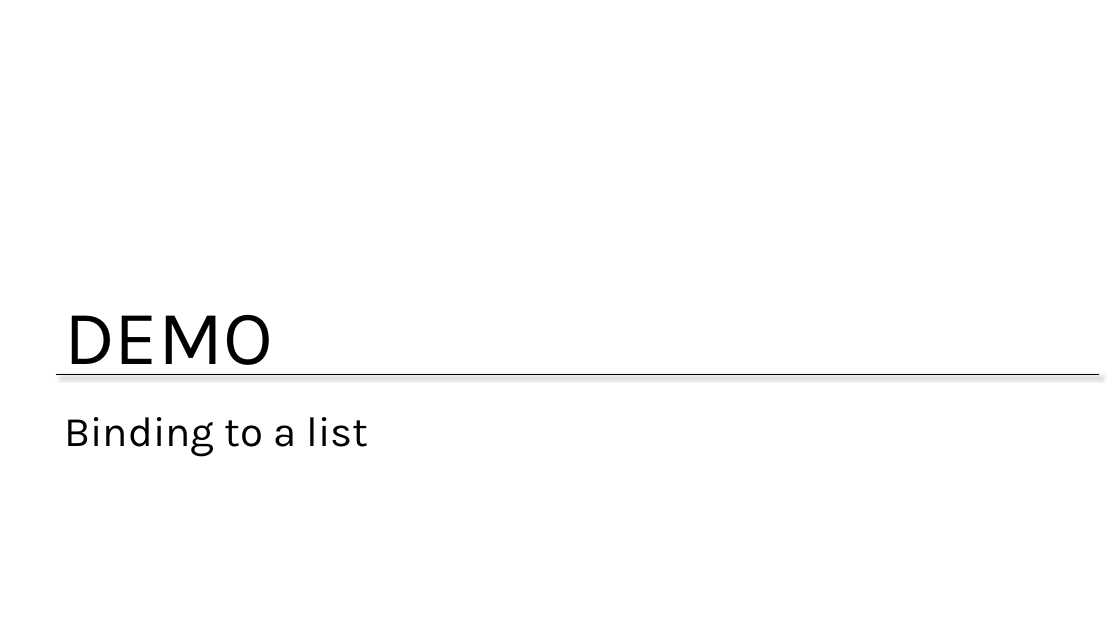
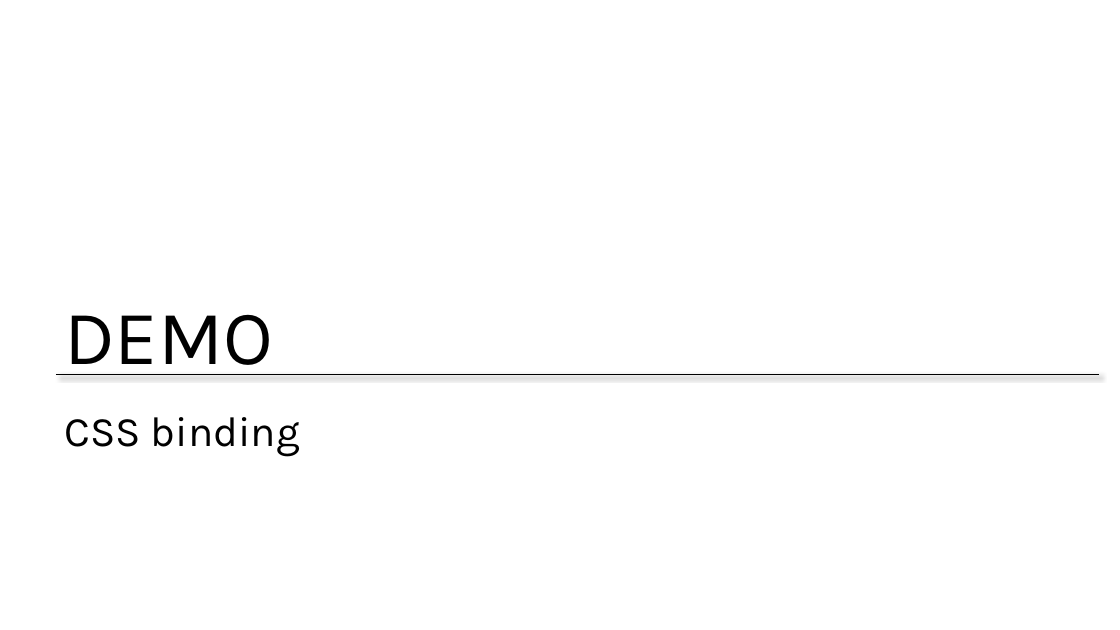
Before and after one commit to jongalloway/Knockout-MVA, a slide deck: slide 20 of Slides/2 - Binding and Models.pptx (slide 8 before the commit). Drawn at 1120x630 pixels with LibreOffice and Linux fonts; fonts in the diff are those of the drawing; background and template pictures are left out. Boxes give left, top, right and bottom in pixels: in the first picture for what was removed or moved away, otherwise in the second. Text is boxed around its words. In the diff, an @@ line names an element or a change of style, - is before the commit and + after.

```diff
--- a/Slides/2 - Binding and Models.pptx
+++ b/Slides/2 - Binding and Models.pptx
@@ title at (64, 417, 300, 457): text changed @@
-Binding to a list
+CSS binding
```
Also in this commit, not shown: 7 other slides changed, 17 slides added, 3 slides removed, 55 other files.
